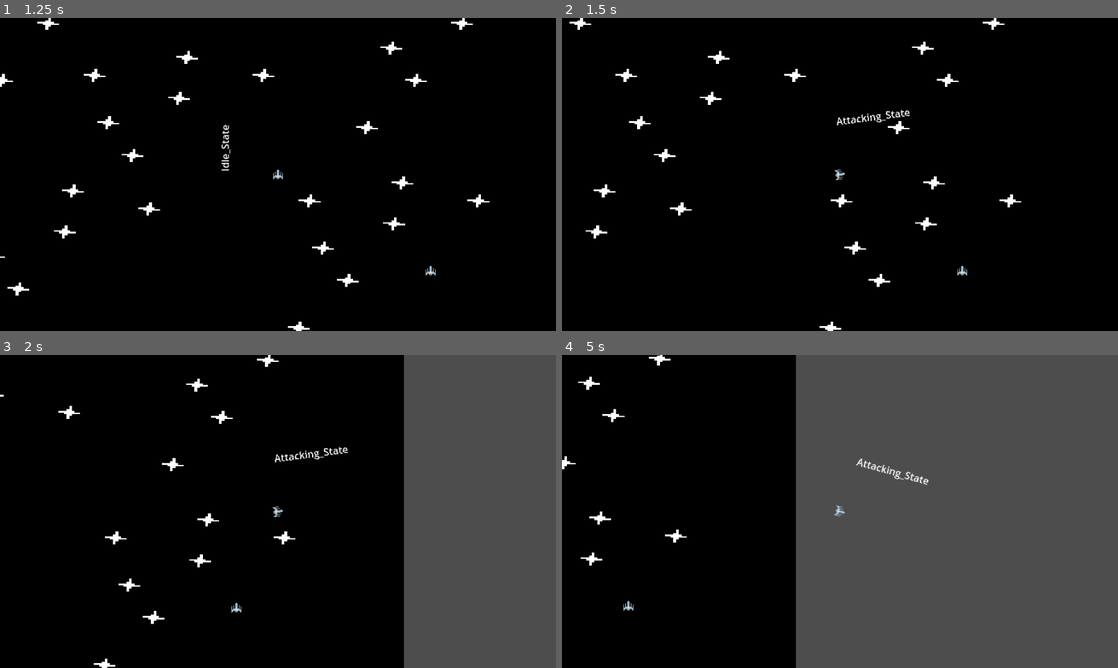
Above: before the commit, frames 1-4 (two rows, left to right).
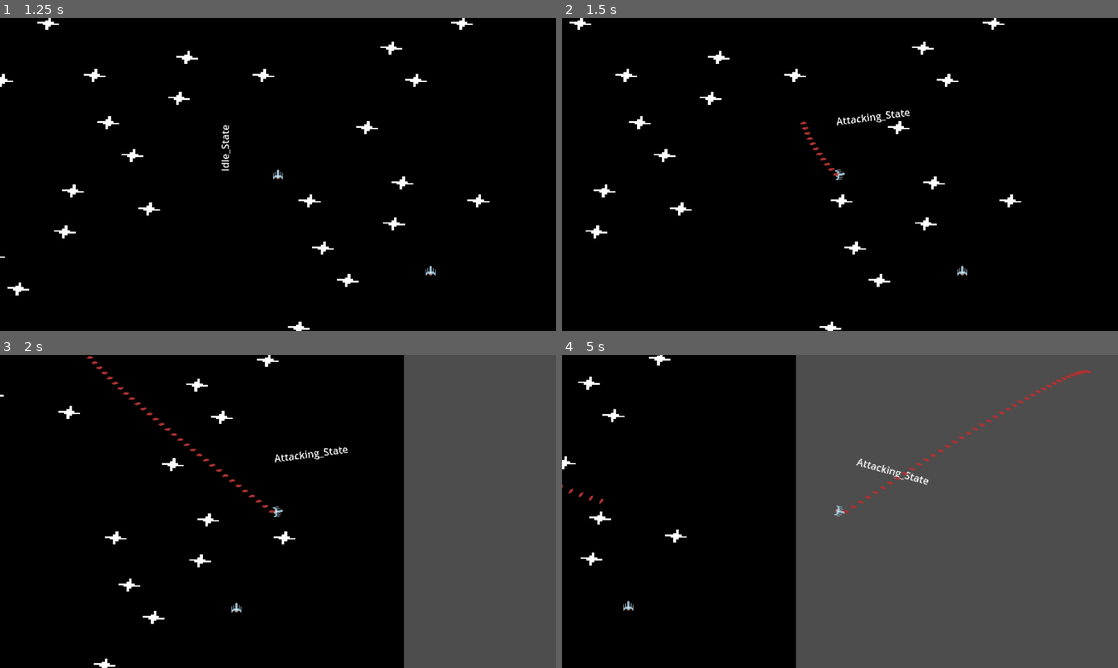
Above: after the commit, the same moments.

Repository: Draccore/spaceshooter
Game: Godot game, scene res://Scenes/main_menu.tscn
Same seed, same stepped clock (60 frames per second), same inputs: the game is played once before the commit and once after it.
Inputs (mouse positions are in pixels of both pictures, inside the frame that each line leads up to):
- Up to frame 1 (1.25 s): click "Play" at 0.5 s
- Up to frame 2 (1.5 s): tap Enter at 1.25 s; move the mouse to (962, 158) at 1.27 s; press the mouse at (962, 158) at 1.28 s; hold D (Right) from 1.28 s (still down)
- Up to frame 3 (2 s): keep holding D (Right)
- Up to frame 4 (5 s): move the mouse to (728, 527) at 2.02 s; release D (Right) at 2.03 s; release the mouse at (728, 527) at 2.03 s; hold S (Down) 2.03-2.78 s; click (728, 527) at 2.1 s; move the mouse to (895, 442) at 2.77 s; press the mouse at (895, 442) at 2.78 s; hold D (Right) 2.78-3.53 s; move the mouse to (812, 574) at 3.52 s; release the mouse at (812, 574) at 3.53 s; hold W (Up) 3.53-4.28 s; click (812, 574) at 3.6 s; move the mouse to (1006, 558) at 4.27 s; press the mouse at (1006, 558) at 4.28 s; hold A (Left) from 4.28 s (still down)

Frame 1 is identical in both runs. In frame 2, 0.1% of the frame differs, in the area x 42-50%, y 33-51%; in frame 3, 0.3%; in frame 4, 0.4%, in the area x 0-96%, y 4-51%.

Commit message:
added bullet and fixed movement

Diff:
--- a/Scenes/main.tscn
+++ b/Scenes/main.tscn
@@ -7,6 +7,7 @@
 [node name="Main" type="Node2D"]
 
 [node name="Background" type="Sprite2D" parent="."]
+z_index = -1000
 position = Vector2(548.5, 329.5)
 scale = Vector2(4.38672, 2.62109)
 texture = ExtResource("1_bo1nx")
--- a/Scenes/player.tscn
+++ b/Scenes/player.tscn
@@ -7,6 +7,10 @@
 [ext_resource type="Script" uid="uid://brrpxxsfjk3u3" path="res://StateMachine/dashing_state.gd" id="4_8erm5"]
 [ext_resource type="Script" uid="uid://dlldd2xthj5ij" path="res://StateMachine/attacking_state.gd" id="5_f1ek2"]
 [ext_resource type="Script" uid="uid://ipsirgn5x0f8" path="res://Scripts/label.gd" id="7_3smsa"]
+
+[sub_resource type="CapsuleShape2D" id="CapsuleShape2D_3smsa"]
+radius = 6.0
+height = 16.0
 
 [node name="Player" type="CharacterBody2D"]
 motion_mode = 1
@@ -17,6 +21,8 @@
 texture = ExtResource("2_3smsa")
 
 [node name="CollisionShape2D" type="CollisionShape2D" parent="."]
+position = Vector2(-1, 0)
+shape = SubResource("CapsuleShape2D_3smsa")
 
 [node name="Idle_State" type="Node" parent="."]
 script = ExtResource("2_x3wgy")
--- /dev/null
+++ b/Scenes/player_bullet.tscn
@@ -0,0 +1,21 @@
+[gd_scene load_steps=4 format=3 uid="uid://b2fxtnw6iu2c"]
+
+[ext_resource type="Script" uid="uid://bymhd0ssto0ab" path="res://Scripts/player_bullet.gd" id="1_3m2mg"]
+[ext_resource type="Texture2D" uid="uid://dxorfkqnwj5vf" path="res://Sprites/Laser.png" id="2_jskx8"]
+
+[sub_resource type="CapsuleShape2D" id="CapsuleShape2D_nocgn"]
+radius = 2.0
+height = 10.0
+
+[node name="PlayerBullet" type="CharacterBody2D"]
+collision_layer = 0
+collision_mask = 2
+script = ExtResource("1_3m2mg")
+
+[node name="Sprite2D" type="Sprite2D" parent="."]
+rotation = 1.5708
+texture = ExtResource("2_jskx8")
+
+[node name="CollisionShape2D" type="CollisionShape2D" parent="."]
+rotation = 1.5708
+shape = SubResource("CapsuleShape2D_nocgn")
--- /dev/null
+++ b/Scripts/player_bullet.gd
@@ -0,0 +1,14 @@
+extends CharacterBody2D
+
+var spawnPos : Vector2
+var spawnRot : float
+var dir : float
+const speed = 500
+
+func _ready():
+	global_position = spawnPos
+	global_rotation = spawnRot
+
+func _physics_process(delta: float) -> void:
+	velocity = Vector2(0, -speed).rotated(dir)
+	move_and_slide()
--- a/StateMachine/attacking_state.gd
+++ b/StateMachine/attacking_state.gd
@@ -1,4 +1,6 @@
 extends PlayerState
+
+var bullet = preload("res://Scenes/player_bullet.tscn")
 
 
 func enter_state(player_node):
@@ -7,6 +9,14 @@
 
 func handle_input(_delta):
 	if Input.is_action_pressed("Shoot"):
-		print("shooting")
+		shoot()
 	else:
 		player.change_state("Idle_State")
+
+func shoot():
+	var instance = bullet.instantiate()
+	instance.dir = player.rotation
+	instance.spawnPos = player.global_position
+	instance.spawnRot = player.rotation
+	player.main.add_child.call_deferred(instance)
+	print("shoot")
--- a/StateMachine/idle_state.gd
+++ b/StateMachine/idle_state.gd
@@ -3,6 +3,7 @@
 func enter_state(player_node):
 	super(player_node) # Correct way to call the parent class method
 	print("IDLE")
+	print(player.direction)
 
 func exit_state():
 	pass
--- a/StateMachine/player.gd
+++ b/StateMachine/player.gd
@@ -1,4 +1,6 @@
 extends CharacterBody2D
+
+@onready var main = get_tree().get_root().get_node("Main")
 
 ## Variables for stats
 const FRICTION : float = 5
@@ -6,6 +8,7 @@
 var MAX_SPEED : float = 600
 
 var input = Vector2.ZERO
+var direction
 
 ## Variables for code
 var current_state
@@ -24,8 +27,9 @@
 
 func _physics_process(delta: float) -> void:
 	## Rotate player to face mouse and set direction to mouse
-	rotate(get_angle_to(get_global_mouse_position()))
 	var direction = (get_angle_to(get_global_mouse_position()))
+	rotate(direction)
+
 
 		## Get Input
 	var input = Vector2(
Not shown: 1 places in Scenes/player.tscn that only renumber resources
Not shown, added: Scripts/player_bullet.gd.uid
Binary file added: Sprites/Laser.png
Not shown, added: Sprites/Laser.png.import
